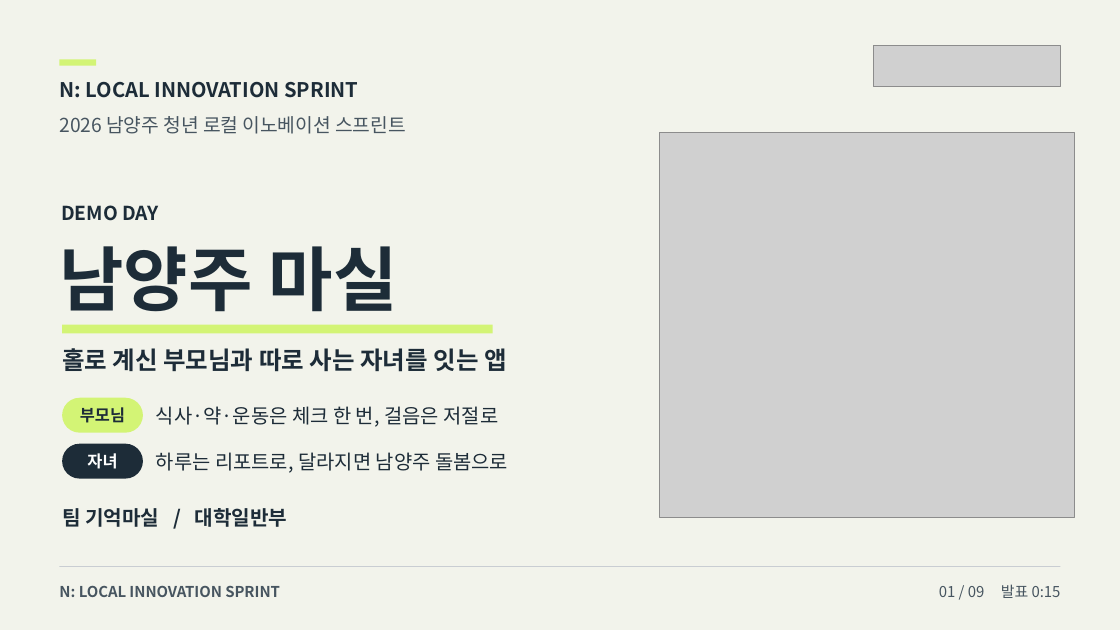
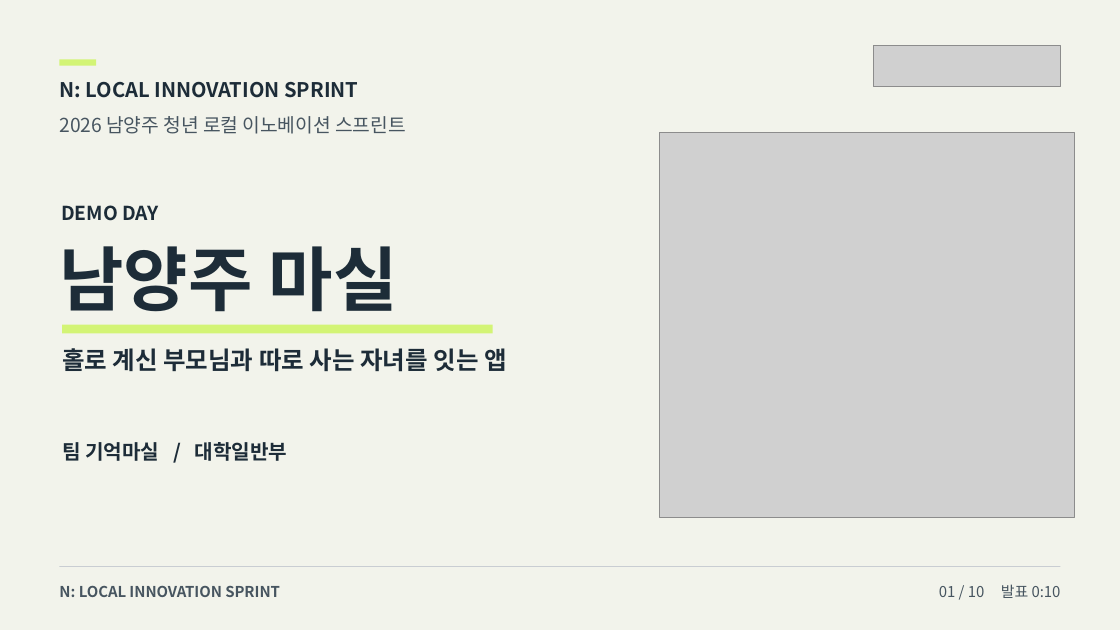
Before and after one commit to howoo101/masil, a slide deck: slide 1 of files/pitch-deck-B.pptx. Drawn at 1120x630 pixels with LibreOffice and Linux fonts; fonts in the diff are those of the drawing; grey boxes stand for pictures. Boxes give left, top, right and bottom in pixels: in the first picture for what was removed or moved away, otherwise in the second. Text is boxed around its words. In the diff, an @@ line names an element or a change of style, - is before the commit and + after.

```diff
--- a/files/pitch-deck-B.pptx
+++ b/files/pitch-deck-B.pptx
@@ rounded rectangle removed at (62, 398, 143, 434) @@
@@ text removed at (80, 407, 125, 423) @@
-부모님
@@ text removed at (156, 406, 499, 427) @@
-식사·약·운동은 체크 한 번, 걸음은 저절로
@@ text "팀 기억마실 / 대학일반부": place and size @@
-text "팀 기억마실 / 대학일반부" at (62, 508, 288, 527)
+text "팀 기억마실 / 대학일반부" at (62, 442, 288, 461)
@@ rounded rectangle removed at (62, 444, 143, 479) @@
@@ text removed at (87, 453, 117, 469) @@
-자녀
@@ text removed at (156, 452, 508, 473) @@
-하루는 리포트로, 달라지면 남양주 돌봄으로
@@ text at (939, 584, 1061, 598): text changed @@
-01 / 09 발표 0:15
+01 / 10 발표 0:10
```
Also in this commit, not shown: 8 other slides changed, 1 slide added, 1 other file.
